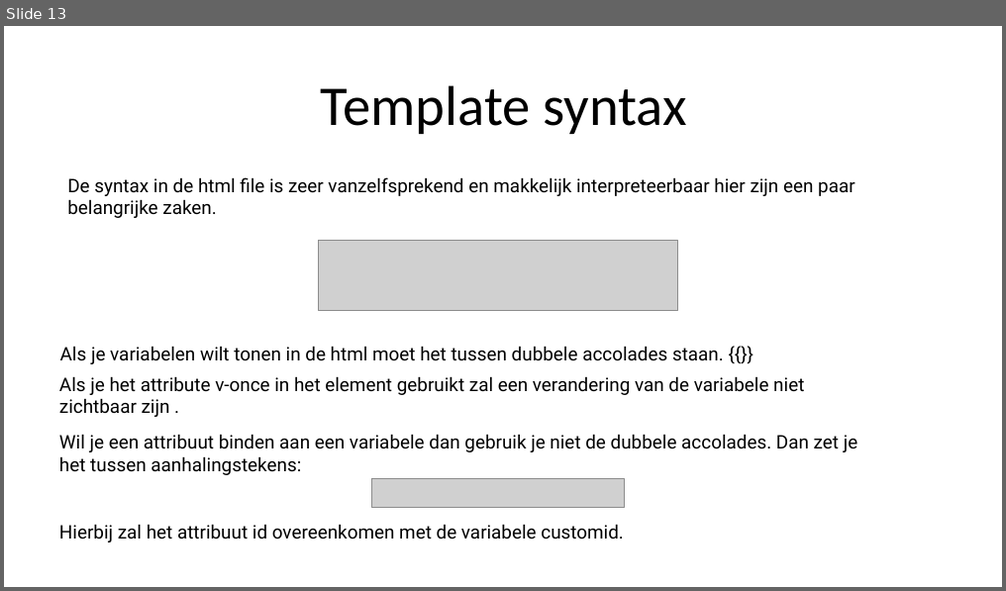
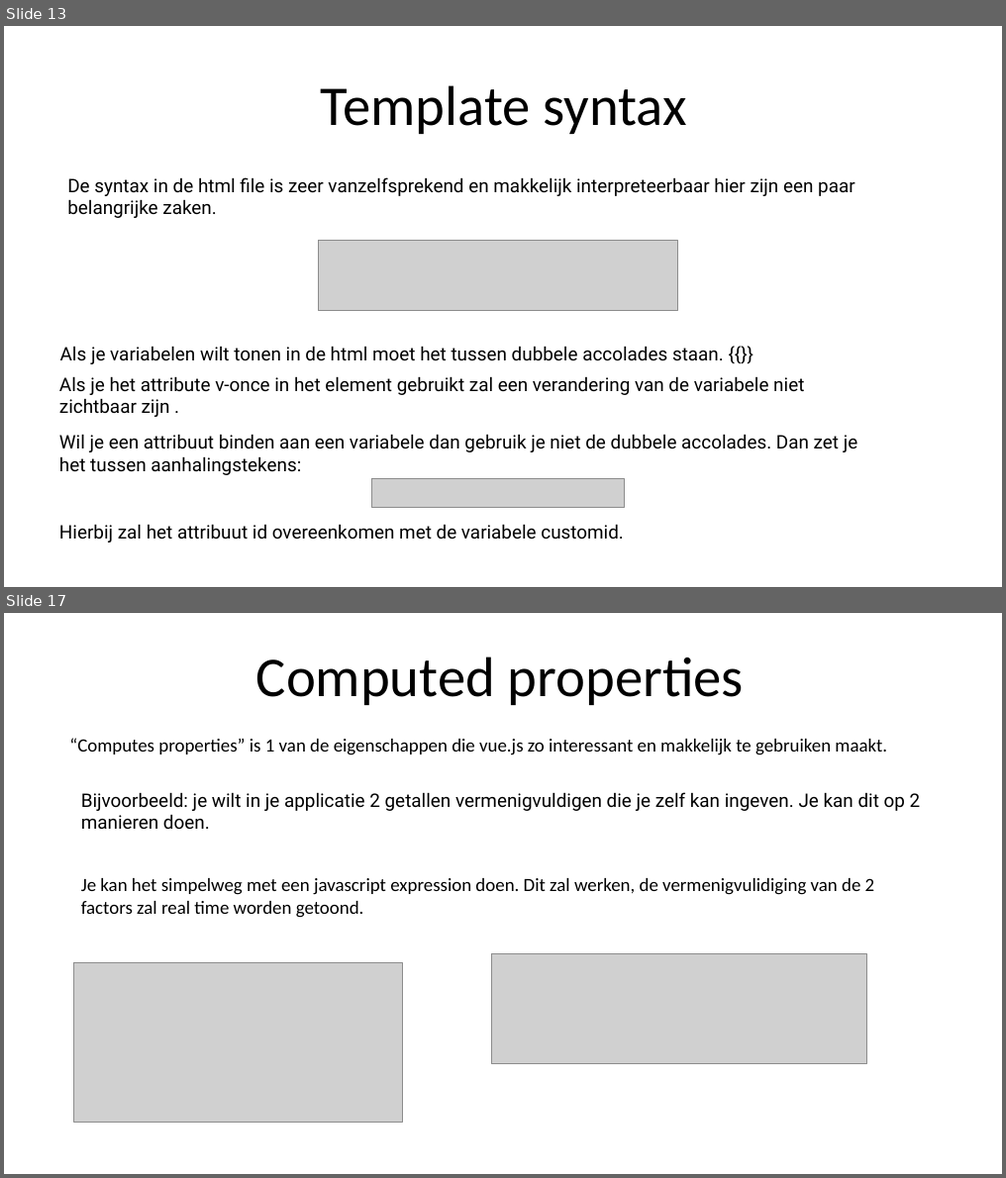
Before and after one commit to sepperenty/web-research-3, a slide deck: newTech/slideshow.pptx. Shown one above the other, each under a label of ours: slide 13 before the commit, slides 13 and 17 after it; the slides between them are not shown. The pictures are 1006x591 and 1006x1178 pixels, drawn with LibreOffice and Linux fonts; fonts in the diff are those of the drawing; grey boxes stand for pictures. Boxes give left, top, right and bottom in pixels: in the first picture for what was removed or moved away, otherwise in the second. Text is boxed around its words. In the diff, an @@ line names an element or a change of style, - is before the commit and + after.

```diff
--- a/newTech/slideshow.pptx
+++ b/newTech/slideshow.pptx
@@ slide 17 added at [4, 613, 1002, 1174], background #FFFFFF @@
@@ text added at [256, 657, 744, 705], 54 pt, text #000000 @@
+Computed properties
@@ text added at [69, 738, 887, 756], 18 pt, text #000000 @@
+“Computes properties” is 1 van de eigenschappen die vue.js zo interessant en makkelijk te gebruiken maakt.
@@ text added at [81, 792, 921, 830], 18 pt, text #000000 @@
+Bijvoorbeeld: je wilt in je applicatie 2 getallen vermenigvuldigen die je zelf kan ingeven. Je kan dit op 2 manieren doen.
@@ text added at [81, 878, 875, 918], 18 pt, text #000000 @@
+Je kan het simpelweg met een javascript expression doen. Dit zal werken, de vermenigvulidiging van de 2 factors zal real time worden getoond.
@@ picture added at [73, 963, 403, 1122] @@
@@ picture added at [491, 954, 866, 1064] @@
```
Also in this commit, not shown: 1 slide changed, 11 other slides added, 1 slide removed, 15 other files.
